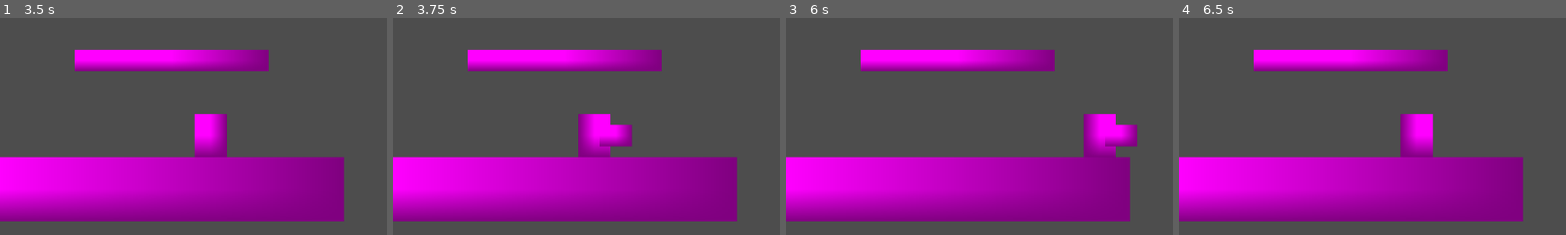
Above: before the commit, frames 1-4 (left to right).
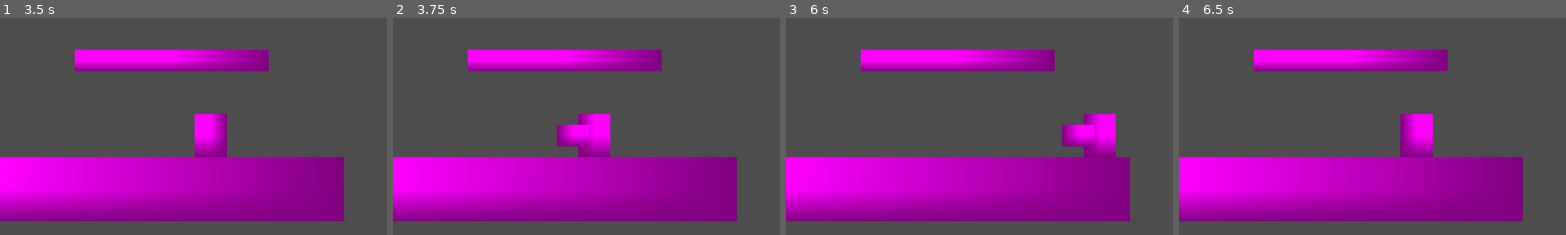
Above: after the commit, the same moments.

Repository: ima-cow/Fighting-game-adv-comp-sci
Game: Godot game, scene res://scenes/level_selector.tscn
Two runs of this game, one before a commit and one after it. Both use one fixed random seed, a clock stepped at 60 frames per second and the inputs below. The engine's default icon, where the game draws it, is replaced by a stand-in: a white triangle on a blue panel in a dark square.
Inputs (mouse positions are % of the whole screen's width and height, from its top left):
- Up to frame 1 (3.5 s): click (32, 48) at 0.5 s; click (32, 48) at 1.25 s; tap Enter at 2 s; hold D (move_right) from 2.03 s (still down); tap H (grab) at 2.1 s; tap Space (jump) at 2.27, 3.02 s; tap U (jab) at 2.3, 2.85 s; tap K (smash) at 3.05 s
- Up to frame 2 (3.75 s): release D (move_right) at 3.53 s; hold A (move_left) from 3.53 s (still down); tap K (smash) at 3.6 s
- Up to frame 3 (6 s): tap I (special_1) at 3.8, 4.35 s; release A (move_left) at 4.28 s; hold D (move_right) 4.28-5.78 s; tap Space (jump) at 4.52, 5.27 s; tap O (special_2) at 4.55, 5.1 s; tap J (tilt) at 5.3, 5.85 s; hold A (move_left) from 5.78 s (still down)
- Up to frame 4 (6.5 s): keep holding A (move_left); tap Space (jump) at 6.02 s; tap H (grab) at 6.05 s
The pictures show only the part of the screen within x 50-100%, y 50-100%; the shares and areas given below are measured in that part.

Frame 1 is identical in both runs. In frame 2, 1.5% of the frame differs, in the area x 42-62%, y 49-60%; in frame 3, 1.5%; in frame 4, nothing differs.

Commit message:
got player turing around

Diff:
--- a/scripts/move.gd
+++ b/scripts/move.gd
@@ -3,9 +3,10 @@
 @export var start_up = 0.1
 @export var up_time = 0.1
 @export var end_lag = 0.1
+@onready var character = $"../.."
 
 func _ready() -> void:
-	$"../..".can_move = false
+	character.can_move = false
 	await get_tree().create_timer(start_up).timeout
 	monitoring = true
 	$Sprite2D.visible = true
@@ -13,11 +14,16 @@
 	monitoring = false
 	$Sprite2D.visible = false
 	await get_tree().create_timer(end_lag).timeout
-	$"../..".can_move = true
+	character.can_move = true
 	queue_free()
 
-func _physics_process(delta: float) -> void:
+func _physics_process(_delta: float) -> void:
 	global_position = get_parent().get_parent().global_position
 
-#func _process(delta: float) -> void:
-	#if
+func _process(_delta: float) -> void:
+	if character.get_child(1).flip_h:
+		rotation_degrees = 180
+		$Sprite2D.flip_v = true
+	else:
+		rotation_degrees = 0
+		$Sprite2D.flip_v = false
--- a/scripts/player_movement.gd
+++ b/scripts/player_movement.gd
@@ -4,8 +4,6 @@
 @export var speed = 400.0
 @export var health = 100.0
 var can_move = true
-#1 is right, 0 is left
-var direction = SIDE_LEFT
 
 func _ready() -> void:
 	$"../PlayArea".body_shape_exited.connect(_on_play_area_body_shaped_exited)
@@ -30,19 +28,15 @@
 
 	move_and_slide()
 
-func _process(delta: float) -> void:
+func _process(_delta: float) -> void:
 	if health <= 0:
 		print("YOU DIED!")
 		queue_free()
 
-	if velocity.x < 0 && !$Sprite2D.flip_h:
+	if velocity.x < 0:
 		$Sprite2D.flip_h = true
-	elif velocity.x > 0 && $Sprite2D.flip_h:
+	elif velocity.x > 0:
 		$Sprite2D.flip_h = false
 
 func _on_play_area_body_shaped_exited():
 	health = 0
-
-func flip_needed():
-	# test
-	pass
